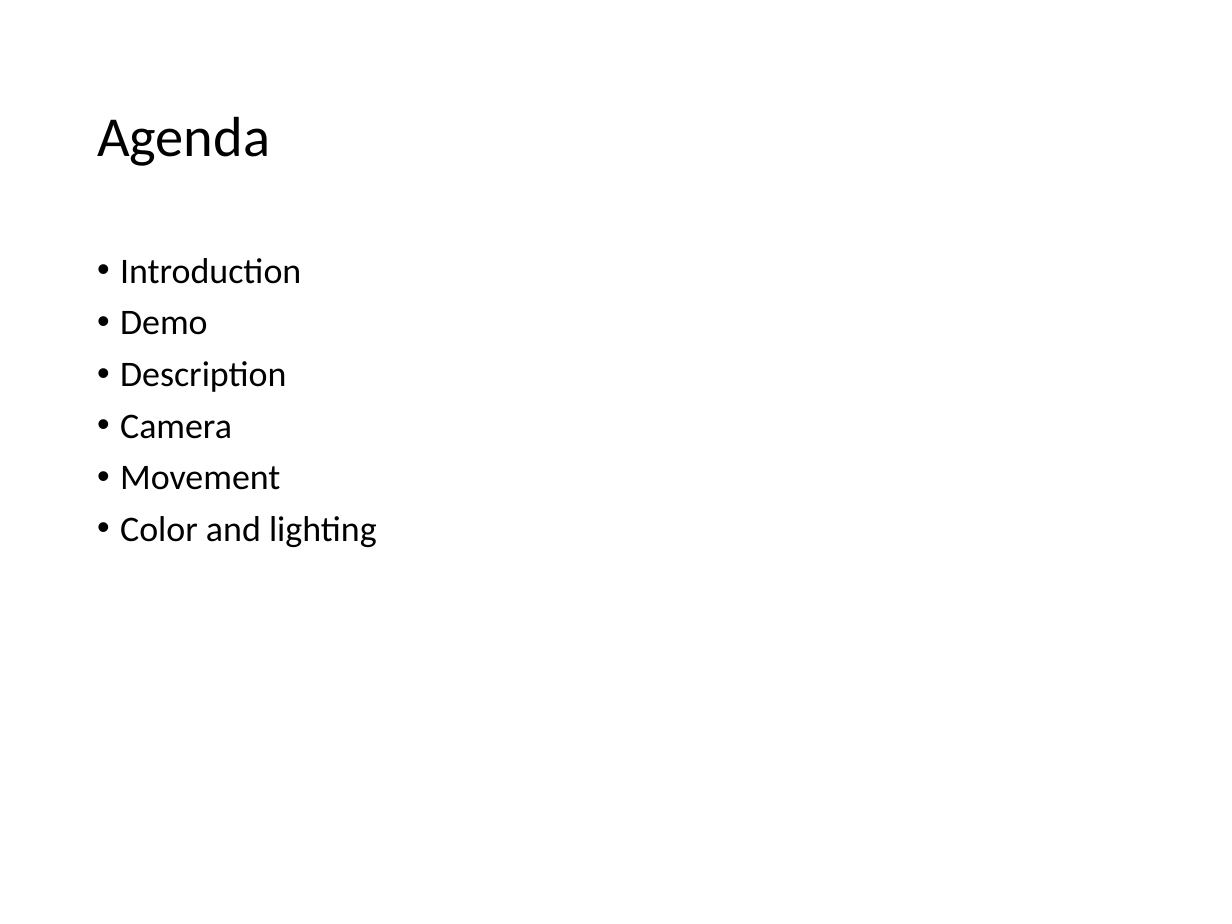
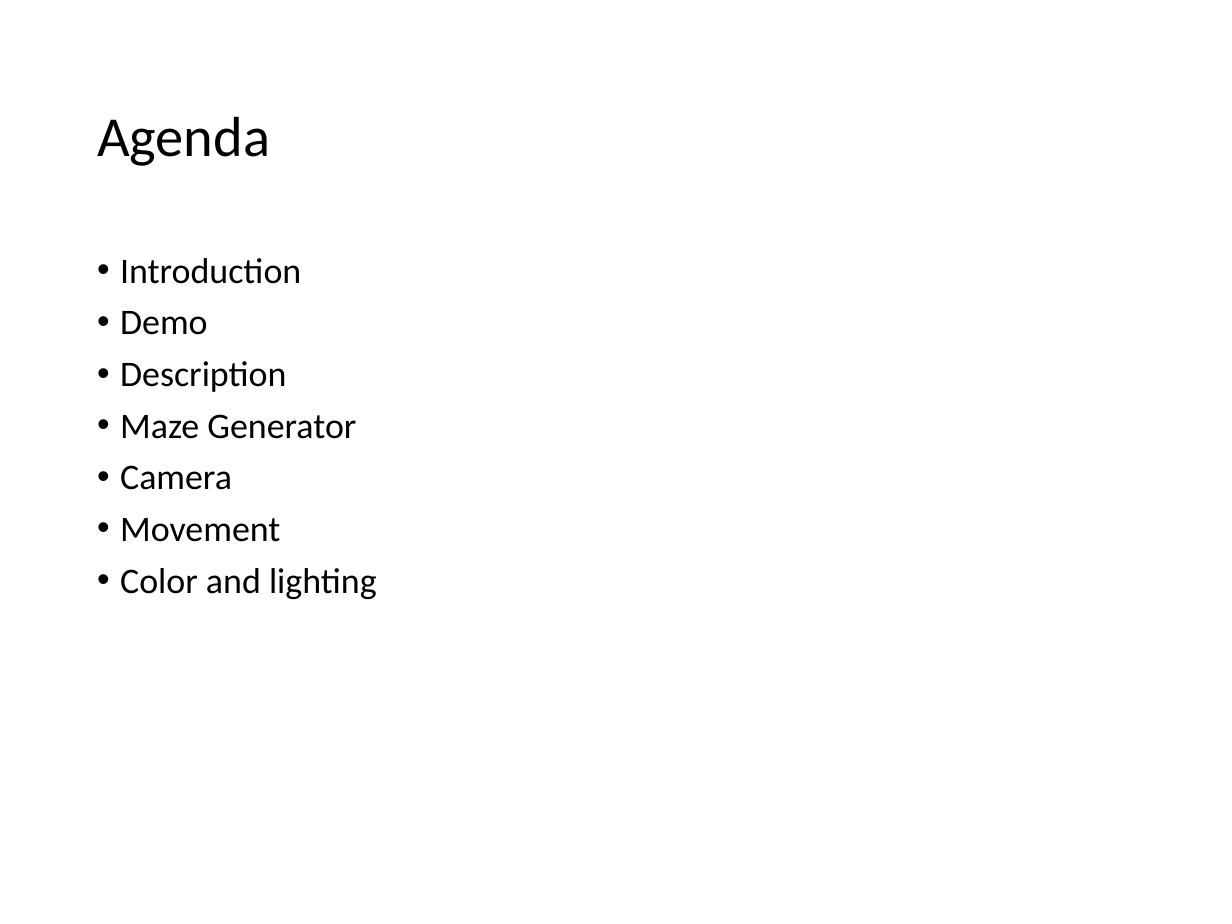
Before and after one commit to aphung/FinalProject, a slide deck: slide 2 of Powerpoint/Final Project.pptx. Drawn at 1232x924 pixels with LibreOffice and Linux fonts; fonts in the diff are those of the drawing. Boxes give left, top, right and bottom in pixels: in the first picture for what was removed or moved away, otherwise in the second. Text is boxed around its words. In the diff, an @@ line names an element or a change of style, - is before the commit and + after.

Commit message:
Need to work more on powerpoint

```diff
--- a/Powerpoint/Final Project.pptx
+++ b/Powerpoint/Final Project.pptx
@@ text at [120,414,356,439]: paragraph added @@
+• Maze Generator
```
